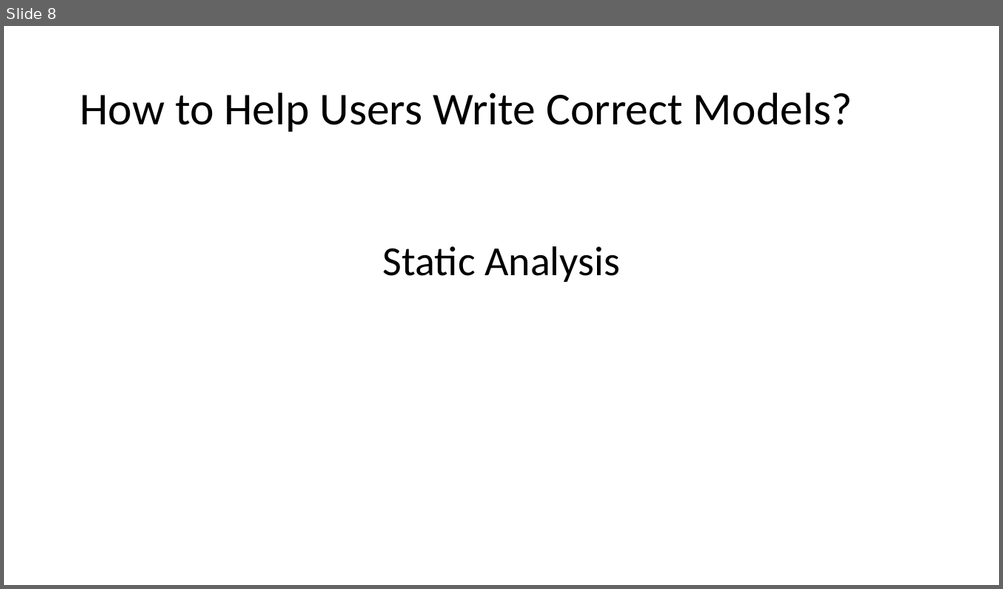
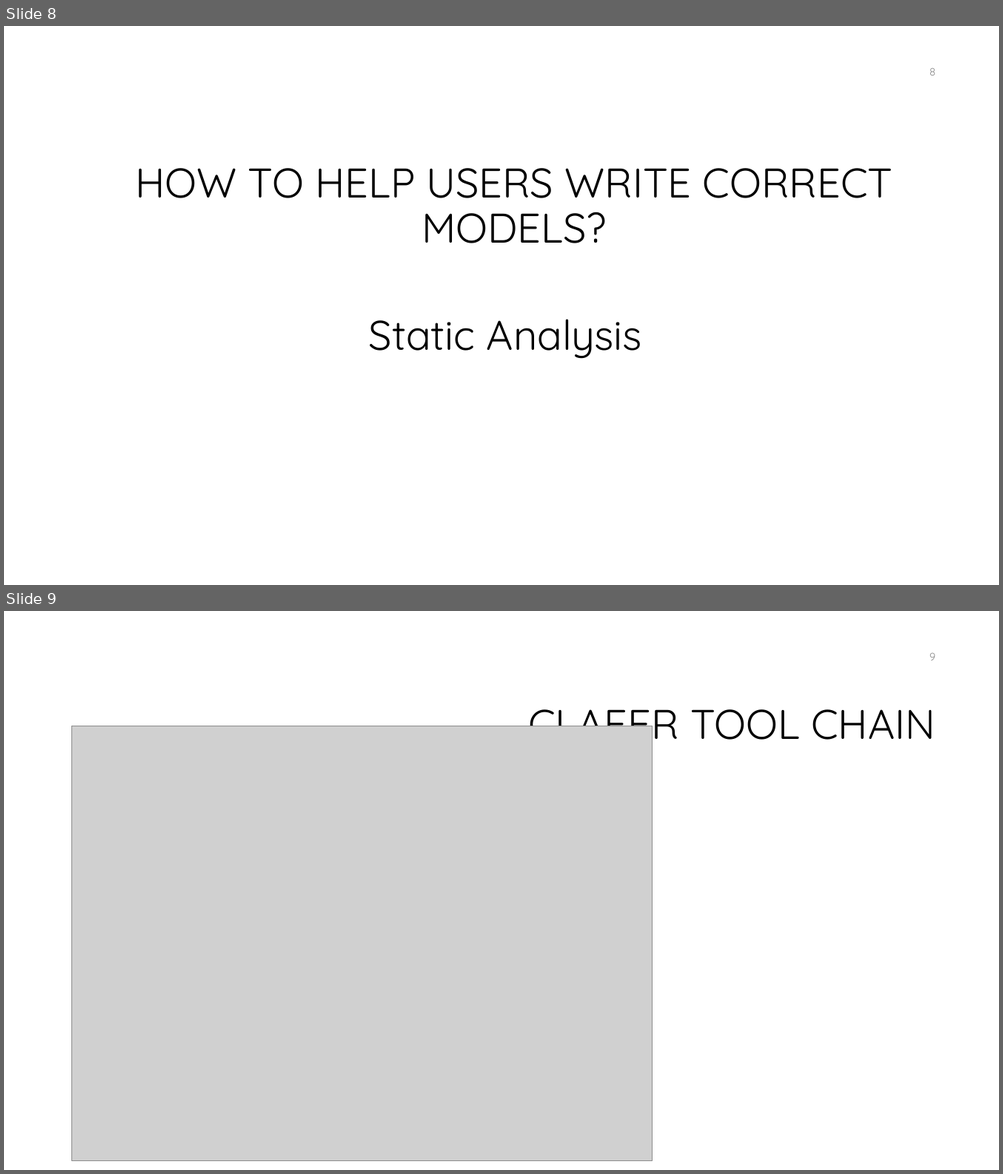
Before and after one commit to ross2jd/ECE654_Project, a slide deck: Presentation.pptx. Shown one above the other, each under a label of ours: slide 8 before the commit, slides 8 and 9 after it. The pictures are 1003x589 and 1003x1174 pixels, drawn with LibreOffice and Linux fonts; fonts in the diff are those of the drawing; grey boxes stand for pictures; background and template pictures are left out. Boxes give left, top, right and bottom in pixels: in the first picture for what was removed or moved away, otherwise in the second. Text is boxed around its words. In the diff, an @@ line names an element or a change of style, - is before the commit and + after.

```diff
--- a/Presentation.pptx
+++ b/Presentation.pptx
@@ slide 9 added at (4,611,999,1170), background #FFFFFF @@
@@ page number added at (929,652,935,661), 10.5 pt, text #8C8C8C @@
+9
@@ title added at (528,709,935,750), 40 pt, text #000000 @@
+CLAFER TOOL CHAIN
@@ picture added at (72,726,652,1161) @@
@@ slide 8 changed as well @@
@@ page number added at (929,68,935,76), 10.5 pt, text #8C8C8C @@
+8
@@ title at (136,168,892,244): text changed; size 44 to 40 pt; font Calibri to Quicksand @@
-How to Help Users Write Correct Models?
+HOW TO HELP USERS WRITE CORRECT MODELS?
@@ text "Static Analysis": place and size @@
-text "Static Analysis" at (383,247,620,282)
+text "Static Analysis" at (369,319,642,359)
@@ text "Static Analysis" at (369,319,642,359): font Calibri to Quicksand @@
```
Also in this commit, not shown: 16 other slides changed, 1 other slide added, 1 slide removed, 5 other files.
